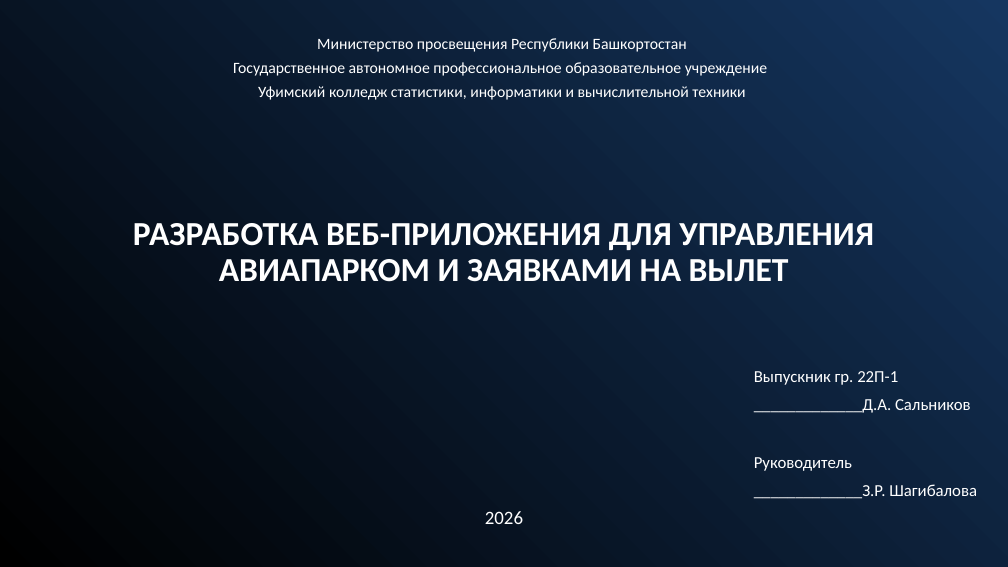
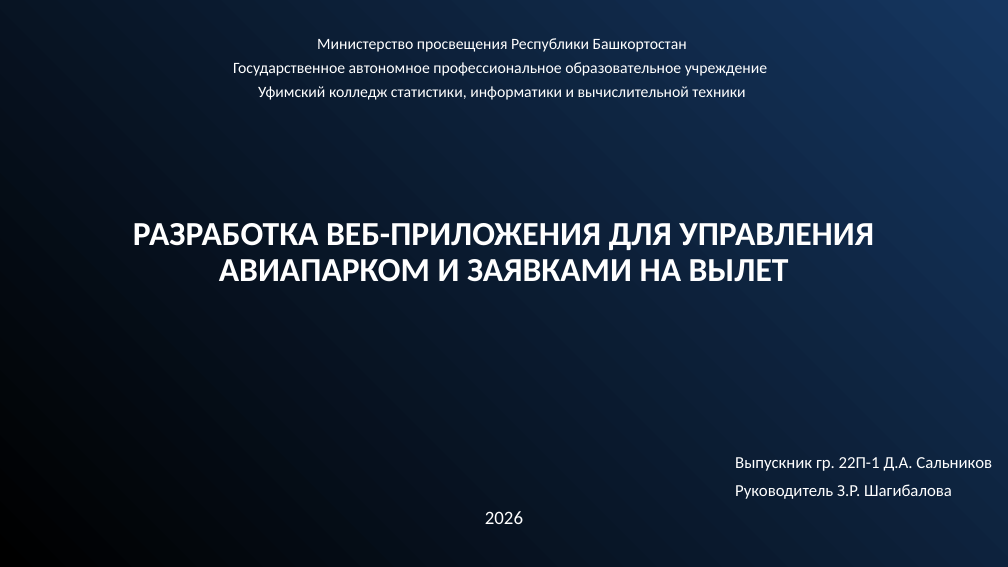
Before and after one commit to Alfamodik/AirCharter, a slide deck: slide 1 of Docs/ВКР/Презентация на защиту диплома.pptx. Drawn at 1008x567 pixels with LibreOffice and Linux fonts; fonts in the diff are those of the drawing. Boxes give left, top, right and bottom in pixels: in the first picture for what was removed or moved away, otherwise in the second. Text is boxed around its words. In the diff, an @@ line names an element or a change of style, - is before the commit and + after.

Commit message:
Updated pptx

```diff
--- a/Docs/ВКР/Презентация на защиту диплома.pptx
+++ b/Docs/ВКР/Презентация на защиту диплома.pptx
@@ text at bbox=[735, 457, 992, 499]: text changed @@
-Выпускник гр. 22П-1
-_____________Д.А. Сальников
-Руководитель
-_____________З.Р. Шагибалова
+Выпускник гр. 22П-1 Д.А. Сальников
+Руководитель З.Р. Шагибалова
```
Also in this commit, not shown: 13 other slides changed, 3 slides added, 5 slides removed, 2 other files.
